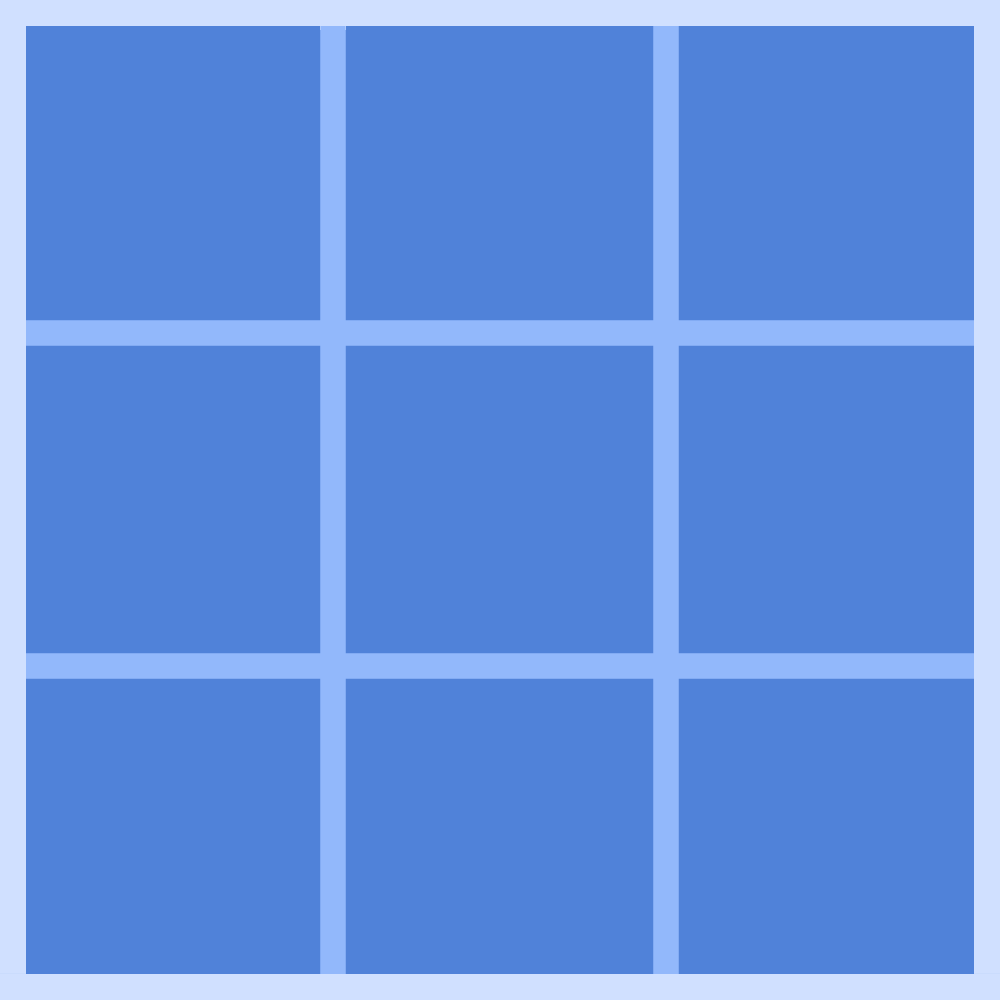
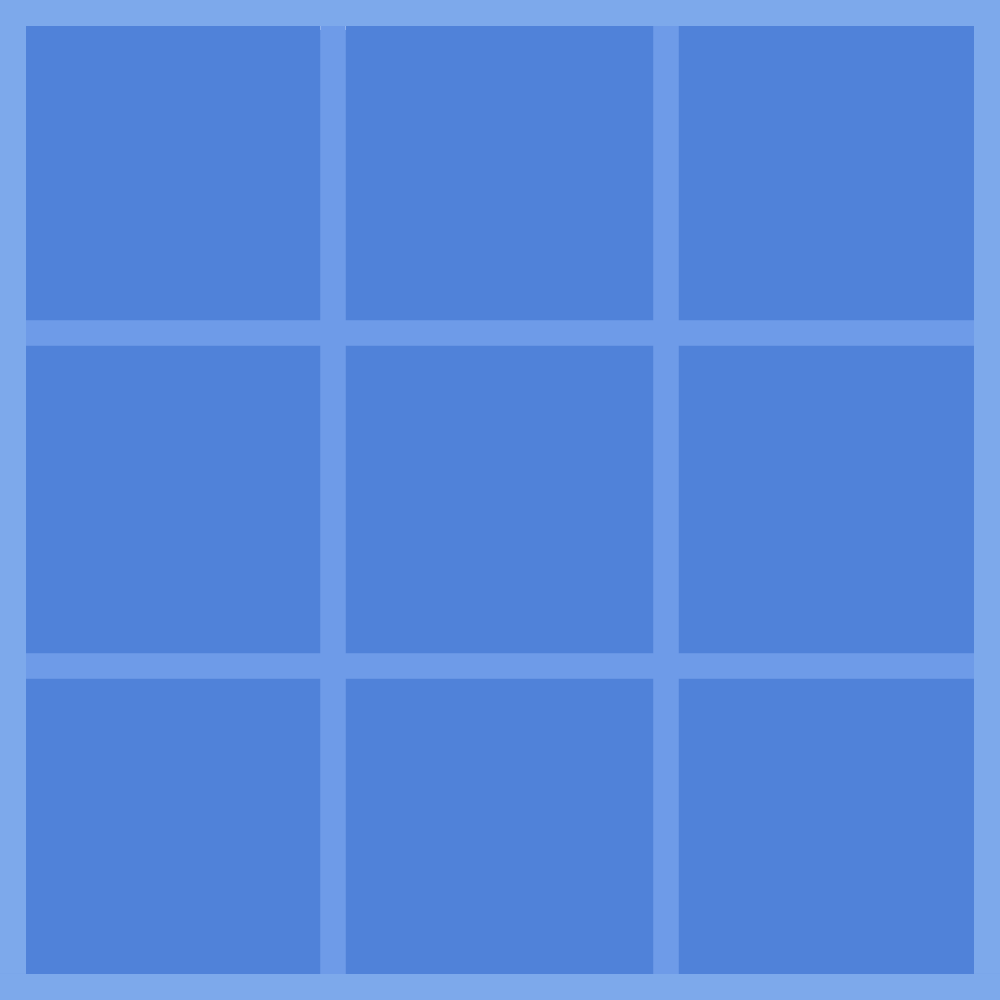
Layer changes from the first 1000×1000 image to the second:
added group "Normal" with 3 layers above "Specular" over [0, 0, 1000, 1000]
moved "Ebene 5 Kopie" into group "Normal", painted on it over [0, 0, 1000, 1000]
moved "Ebene 2" into group "Normal", painted on it over [0, 0, 999, 999]
moved "Ebene 1" into group "Normal" over [0, 0, 1000, 1000]
